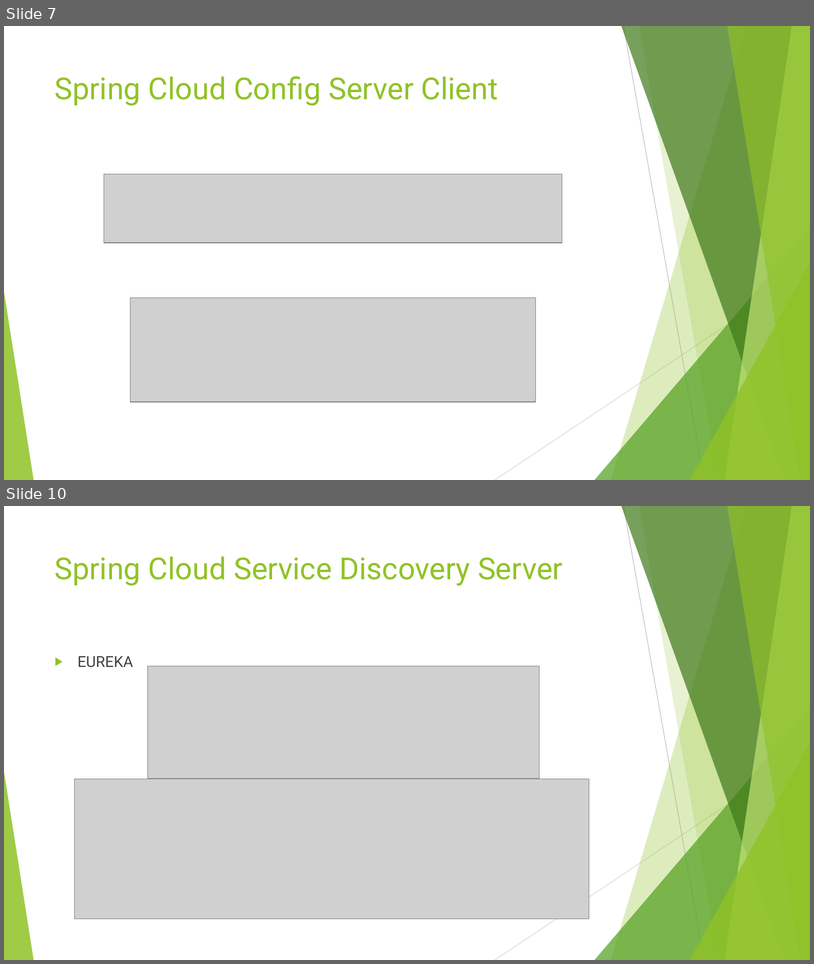
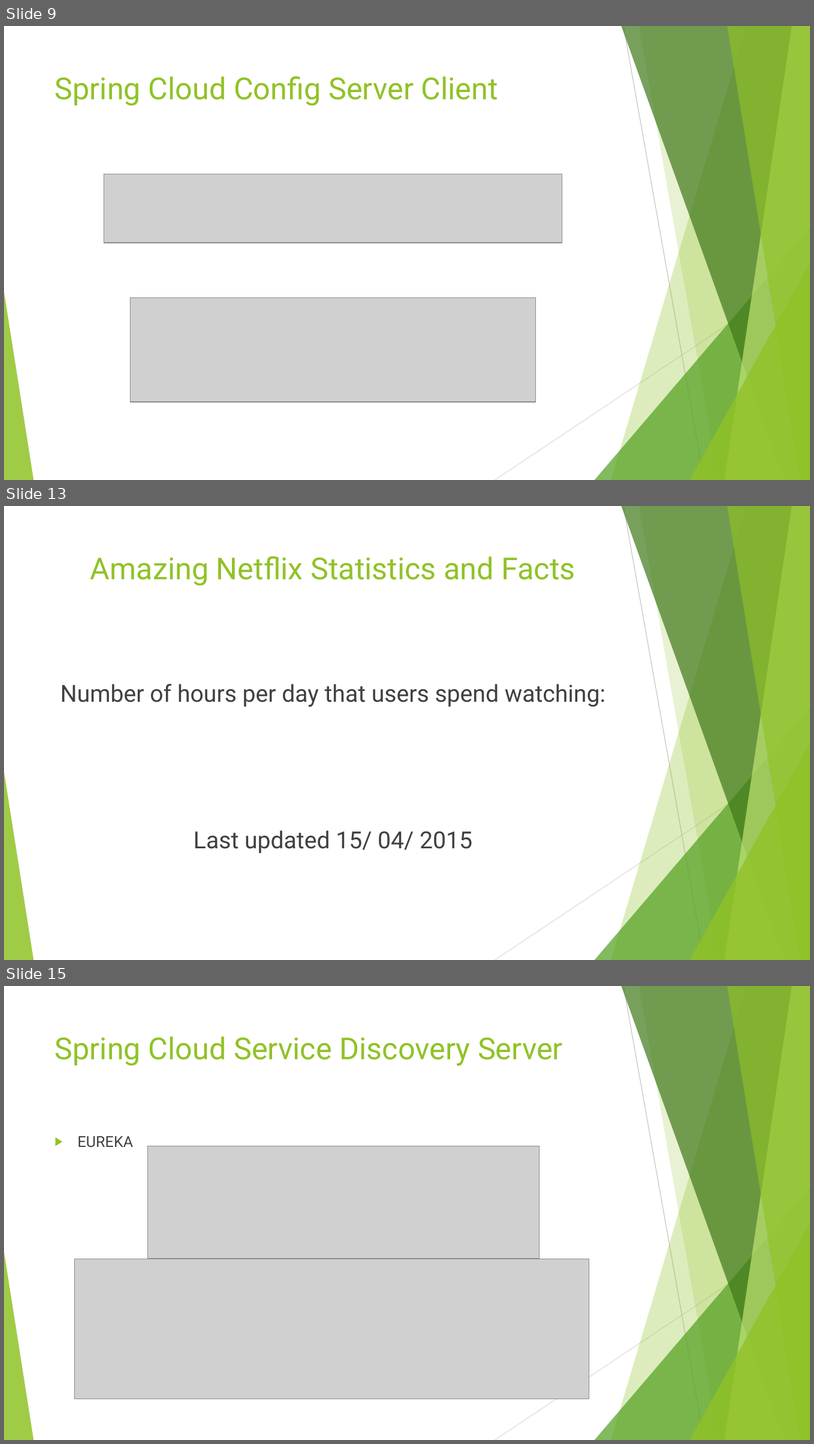
Before and after one commit to brrshh/configuration, a slide deck: Spring Cloud.pptx. Shown one above the other, each under a label of ours: slides 7 and 10 before the commit, slides 9, 13 and 15 after it; the slides between them are not shown. The pictures are 814x964 and 814x1444 pixels, drawn with LibreOffice and Linux fonts; fonts in the diff are those of the drawing; grey boxes stand for pictures. Boxes give left, top, right and bottom in pixels: in the first picture for what was removed or moved away, otherwise in the second. Text is boxed around its words. In the diff, an @@ line names an element or a change of style, - is before the commit and + after.

```diff
--- a/Spring Cloud.pptx
+++ b/Spring Cloud.pptx
@@ slide 13 added at box(4, 506, 810, 960), background #FFFFFF; not listed: 10 template elements that a slide beside it also shows @@
@@ title added at box(90, 556, 575, 586), 36 pt, text #90C226 @@
+Amazing Netflix Statistics and Facts
@@ text added at box(60, 684, 606, 853), 28 pt, text #404040 @@
+Number of hours per day that users spend watching:
+Last updated 15/ 04/ 2015
@@ what was slide 7 is now slide 9 @@
@@ what was slide 10 is now slide 15 @@
```
Also in this commit, not shown: 8 slides changed, 9 other slides added, 29 other files.
